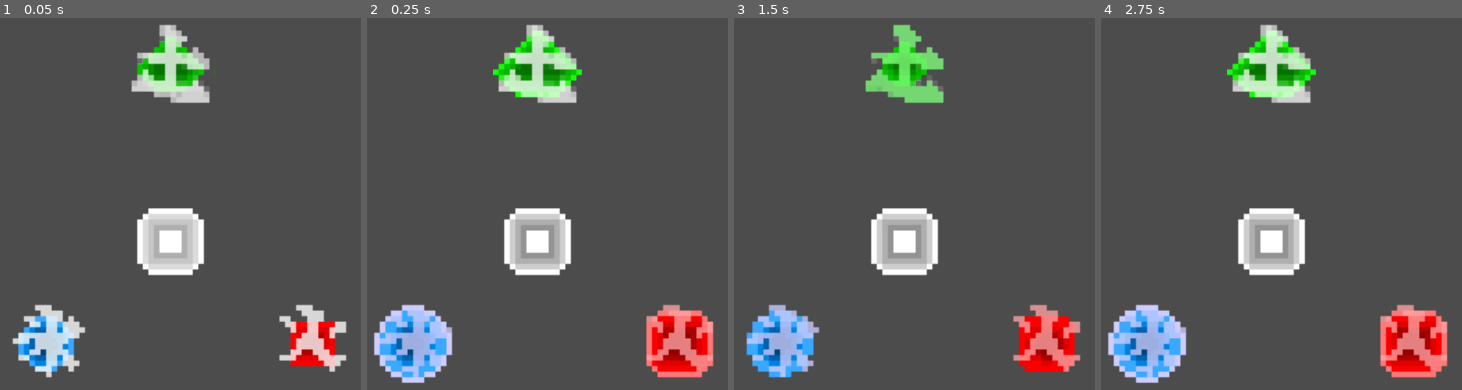
Above: before the commit, frames 1-4 (left to right).
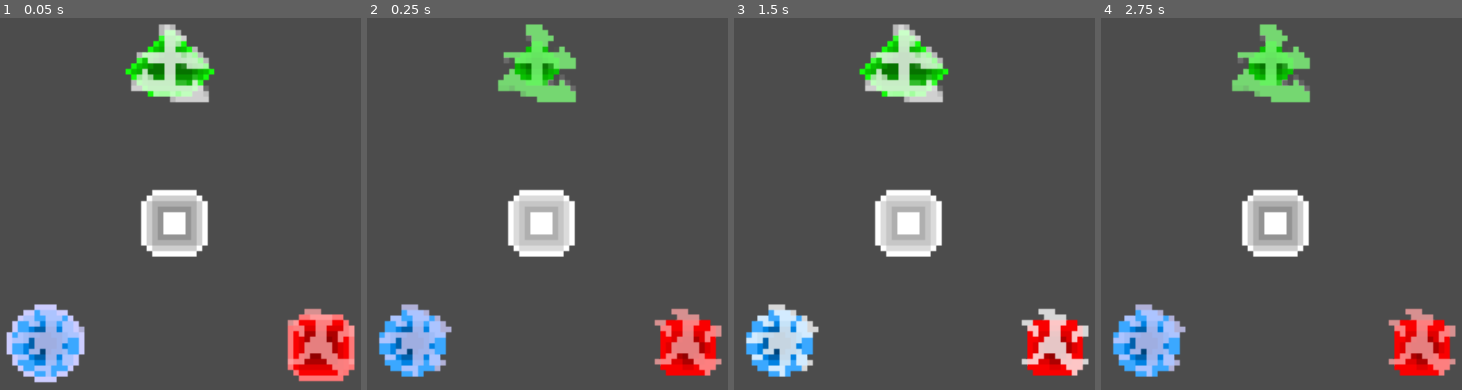
Above: after the commit, the same moments.

Repository: NathanielGet/CyberDragonYokaiCycle
Game: Godot game, scene res://Minigame.tscn
The game is run twice, just before and just after one commit, with the same random seed, the same clock (stepped at 60 frames per second) and the same inputs. The engine's default icon, where the game draws it, is replaced by a stand-in: a white triangle on a blue panel in a dark square.
Inputs (mouse positions are in pixels of both pictures, inside the frame that each line leads up to):
- Up to frame 1 (0.05 s): no input
- Up to frame 2 (0.25 s): no input
- Up to frame 3 (1.5 s): move the mouse to (903, 241) at 0.52 s; press the mouse at (903, 241) at 0.53 s; move the mouse to (1048, 345) at 1.27 s; release the mouse at (1048, 345) at 1.28 s; click (1048, 345) at 1.35 s
- Up to frame 4 (2.75 s): move the mouse to (1147, 345) at 2.02 s; press the mouse at (1147, 345) at 2.03 s

The runs differ from the first frame. In frame 1, 11% of the frame differs, in the area x 1-99%, y 1-99%; in frame 2, 11%; in frame 3, 12%, in the area x 3-99%, y 1-97%; in frame 4, 11%.

Commit message:
Lines lock to center of ports

Diff:
--- a/GMTK2021/Minigame.gd
+++ b/GMTK2021/Minigame.gd
@@ -7,7 +7,8 @@
 
 # Called when the node enters the scene tree for the first time.
 func _ready():
-	global_position = get_global_mouse_position()
+#	global_position = get_global_mouse_position()
+	pass
 
 
 # Called every frame. 'delta' is the elapsed time since the previous frame.
--- a/GMTK2021/Minigame.tscn
+++ b/GMTK2021/Minigame.tscn
@@ -197,7 +197,7 @@
 script = ExtResource( 3 )
 
 [node name="whitePort" type="Area2D" parent="."]
-position = Vector2( 720, 416 )
+position = Vector2( 728, 384 )
 script = ExtResource( 2 )
 __meta__ = {
 "_edit_group_": true
@@ -207,7 +207,7 @@
 [node name="Sprite" type="AnimatedSprite" parent="whitePort"]
 scale = Vector2( 2.5, 2.5 )
 frames = SubResource( 8 )
-frame = 1
+frame = 2
 playing = true
 
 [node name="CollisionShape2D" type="CollisionShape2D" parent="whitePort"]
@@ -215,7 +215,7 @@
 shape = SubResource( 9 )
 
 [node name="redPort" type="Area2D" parent="."]
-position = Vector2( 1024, 552 )
+position = Vector2( 992, 608 )
 script = ExtResource( 2 )
 __meta__ = {
 "_edit_group_": true
@@ -223,14 +223,12 @@
 nodeColor = "red"
 
 [node name="Sprite" type="AnimatedSprite" parent="redPort"]
-position = Vector2( -48, 48 )
 scale = Vector2( 2.5, 2.5 )
 frames = SubResource( 17 )
-frame = 2
+frame = 5
 playing = true
 
 [node name="CollisionShape2D" type="CollisionShape2D" parent="redPort"]
-position = Vector2( -48, 48 )
 scale = Vector2( 10, 10 )
 shape = SubResource( 18 )
 
@@ -244,7 +242,7 @@
 [node name="Sprite" type="AnimatedSprite" parent="bluePort"]
 scale = Vector2( 2.5, 2.5 )
 frames = SubResource( 26 )
-frame = 2
+frame = 5
 playing = true
 
 [node name="CollisionShape2D" type="CollisionShape2D" parent="bluePort"]
@@ -262,7 +260,6 @@
 [node name="Sprite" type="AnimatedSprite" parent="greenPort"]
 scale = Vector2( 2.5, 2.5 )
 frames = SubResource( 35 )
-frame = 4
 playing = true
 
 [node name="CollisionShape2D" type="CollisionShape2D" parent="greenPort"]
@@ -270,6 +267,7 @@
 shape = SubResource( 36 )
 
 [node name="Line2D" type="Line2D" parent="."]
+z_index = -1
 width = 50.0
 default_color = Color( 0.4, 0.501961, 1, 1 )
 texture = ExtResource( 1 )
--- a/GMTK2021/Port.gd
+++ b/GMTK2021/Port.gd
@@ -16,4 +16,4 @@
 
 
 func send_port():
-	emit_signal("port_hovered", nodeColor)
+	emit_signal("port_hovered", self)
--- a/GMTK2021/Wire.gd
+++ b/GMTK2021/Wire.gd
@@ -50,11 +50,11 @@
 	#print("Exited")
 
 func checkConnection():
-	if visitedNodes[0] == "white" and visitedNodes[1] != "white":
+	if visitedNodes[0].nodeColor == "white" and visitedNodes[1].nodeColor != "white":
 		validConnection = true
 		clear_points()
 		#GET COORDS FOR PORTS
-		add_point(Vector2(720, 416))
-		add_point(Vector2(100, 100))
+		add_point(visitedNodes[0].position)
+		add_point(visitedNodes[1].position)
 	else:
 		clear_points()
Binary file added: GMTK2021/Sprites/Minigame_UI_SCALED.png
Not shown, added: GMTK2021/Sprites/Minigame_UI_SCALED.png.import
